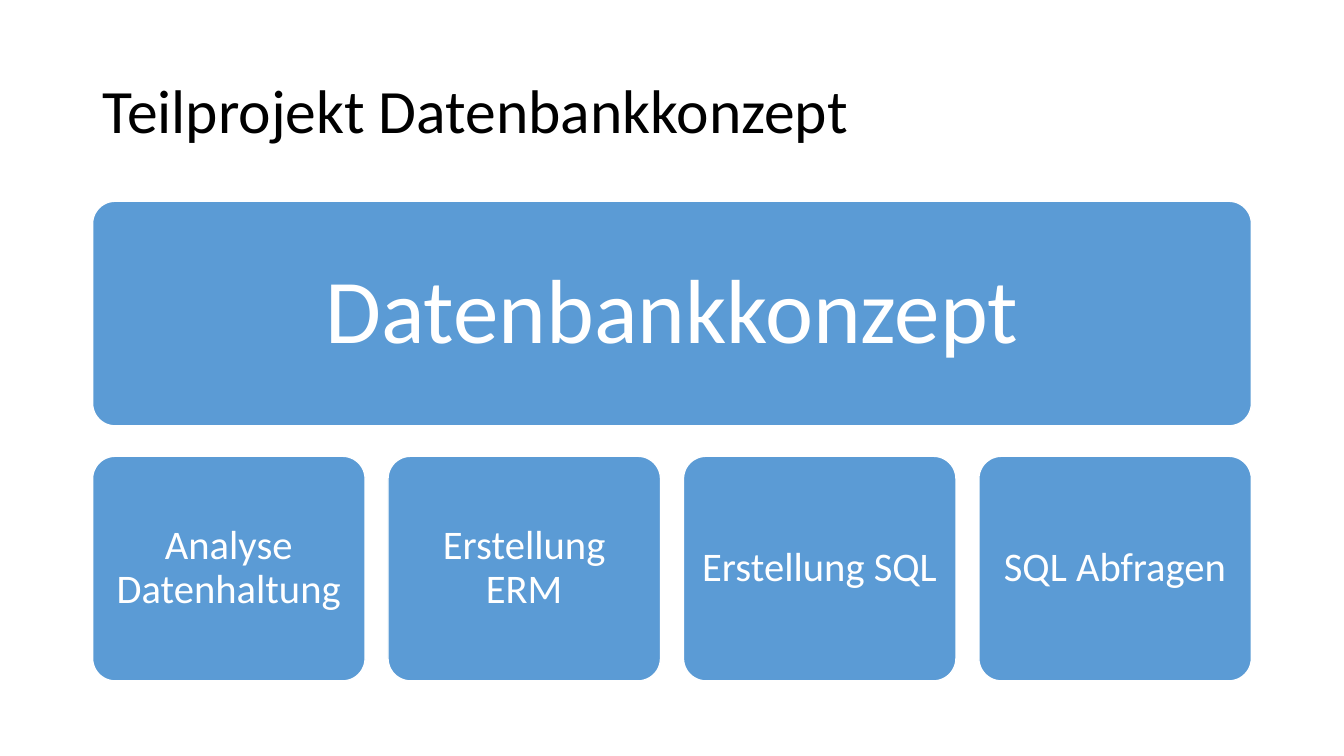
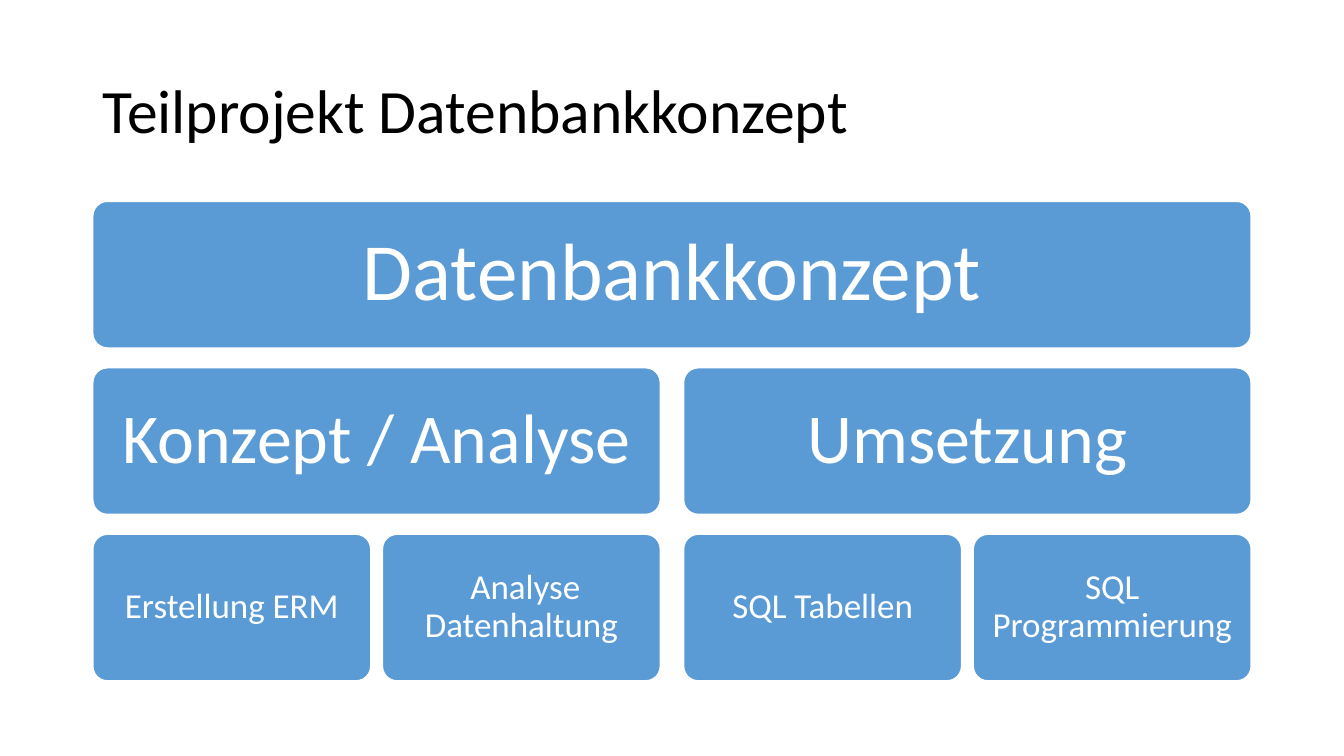
Before and after one commit to Masterarth/PM, a slide deck: slide 4 of documents/projectmanagement/Planung/Arbeitspakete.pptx. Drawn at 1344x756 pixels with LibreOffice and Linux fonts; fonts in the diff are those of the drawing. Boxes give left, top, right and bottom in pixels: in the first picture for what was removed or moved away, otherwise in the second. Text is boxed around its words. In the diff, an @@ line names an element or a change of style, - is before the commit and + after.

```diff
--- a/documents/projectmanagement/Planung/Arbeitspakete.pptx
+++ b/documents/projectmanagement/Planung/Arbeitspakete.pptx
@@ rounded rectangle resized from (x1=93, y1=202, x2=1252, y2=426) to (x1=93, y1=202, x2=1251, y2=348) @@
@@ text "Datenbankkonzept" at (x1=363, y1=243, x2=981, y2=313): size 65 to 58 pt; less space between paragraphs @@
@@ group added at (x1=93, y1=368, x2=1251, y2=514): 2 rounded rectangles, 2 texts @@
+Konzept / Analyse
+Umsetzung
@@ rounded rectangle resized from (x1=93, y1=457, x2=365, y2=682) to (x1=93, y1=534, x2=371, y2=681) @@
@@ text "Erstellung ERM" at (x1=125, y1=593, x2=339, y2=624): size 29 to 25 pt; less space between paragraphs @@
@@ text "Erstellung ERM" moved from (x1=443, y1=531, x2=605, y2=603) to (x1=125, y1=593, x2=339, y2=624) @@
@@ rounded rectangle resized from (x1=388, y1=457, x2=660, y2=682) to (x1=382, y1=534, x2=660, y2=681) @@
@@ text "Analyse Datenhaltung" moved from (x1=117, y1=531, x2=341, y2=610) to (x1=425, y1=574, x2=618, y2=643) @@
@@ text "Analyse Datenhaltung" at (x1=425, y1=574, x2=618, y2=643): size 29 to 25 pt; less space between paragraphs @@
@@ rounded rectangle resized from (x1=684, y1=457, x2=956, y2=682) to (x1=684, y1=534, x2=962, y2=681) @@
@@ rounded rectangle resized from (x1=979, y1=457, x2=1251, y2=682) to (x1=974, y1=534, x2=1252, y2=681) @@
@@ text at (x1=732, y1=593, x2=913, y2=623): text changed; size 29 to 25 pt @@
-Erstellung SQL
+SQL Tabellen
@@ text at (x1=993, y1=576, x2=1232, y2=643): text changed; size 29 to 25 pt @@
-SQL Abfragen
+SQL Programmierung
```
Also in this commit, not shown: 1 other slide changed, 1 other file.
